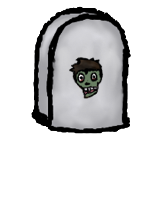
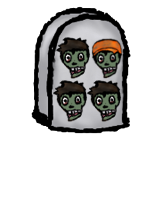
The second 165 x 214 image is a revision of the first. Changes to its layers:
hid "Pasted Layer #1" over [69, 57, 104, 116]
hid "1" over [31, 6, 131, 134]
hid "Pasted Layer" over [72, 37, 107, 89]
hid "Pasted Layer #2" over [73, 79, 105, 134]
hid "2" over [31, 6, 131, 134]
hid "Pasted Layer #4" over [87, 78, 122, 134]
hid "Pasted Layer #6" over [53, 80, 88, 134]
hid "Pasted Layer #3" over [75, 37, 107, 86]
hid "3" over [31, 6, 131, 134]
painted on "Pasted Layer #7" over [56, 37, 91, 96]
painted on "Pasted Layer #10" over [87, 78, 122, 134]
painted on "Pasted Layer #9" over [91, 29, 123, 95]
